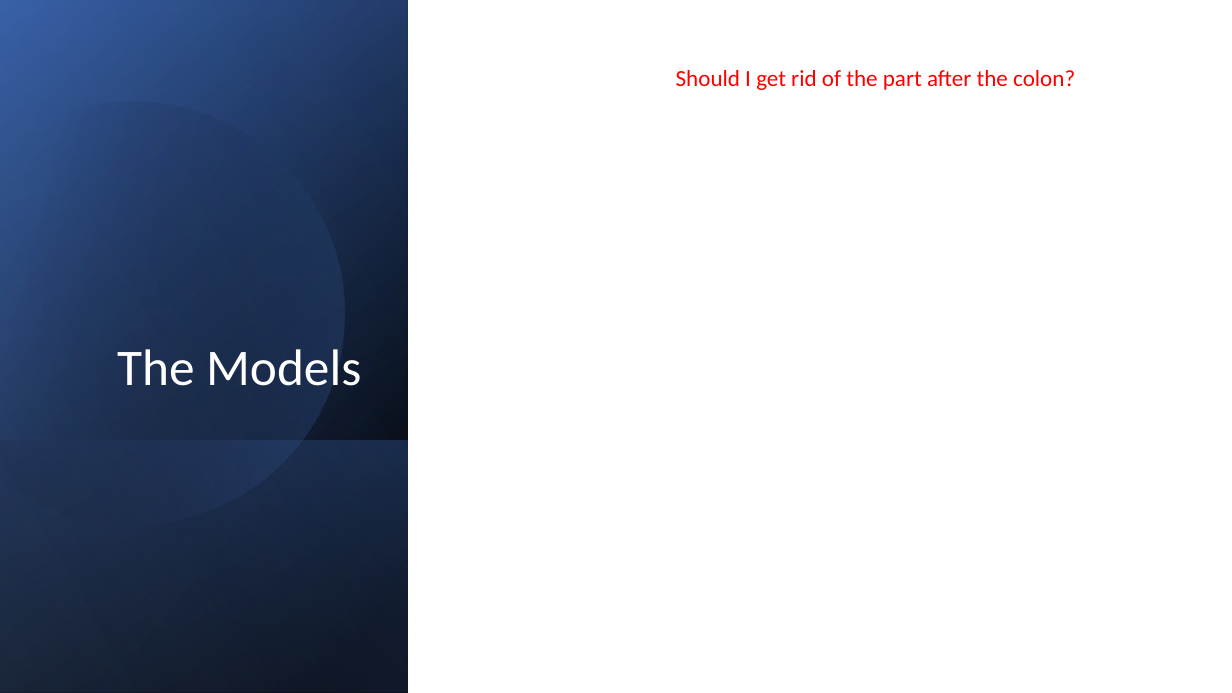
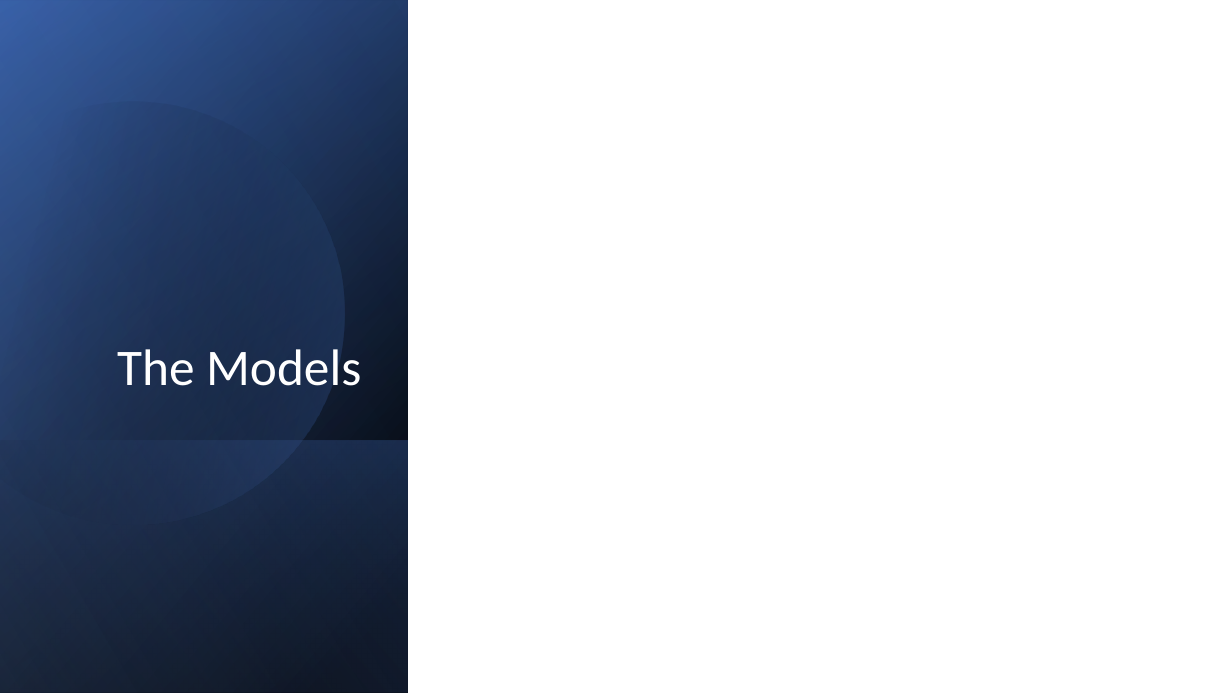
Before and after one commit to vgharris3/predictiveInference, a slide deck: slide 6 of Thesis_Files/ThesisDefense.pptx (slide 7 before the commit). Drawn at 1232x693 pixels with LibreOffice and Linux fonts; fonts in the diff are those of the drawing; grey boxes stand for pictures. Boxes give left, top, right and bottom in pixels: in the first picture for what was removed or moved away, otherwise in the second. Text is boxed around its words. In the diff, an @@ line names an element or a change of style, - is before the commit and + after.

```diff
--- a/Thesis_Files/ThesisDefense.pptx
+++ b/Thesis_Files/ThesisDefense.pptx
@@ text removed at (676, 70, 1075, 90) @@
-Should I get rid of the part after the colon?
```
Also in this commit, not shown: 9 other slides changed, 9 slides added, 11 slides removed, 10 other files.
